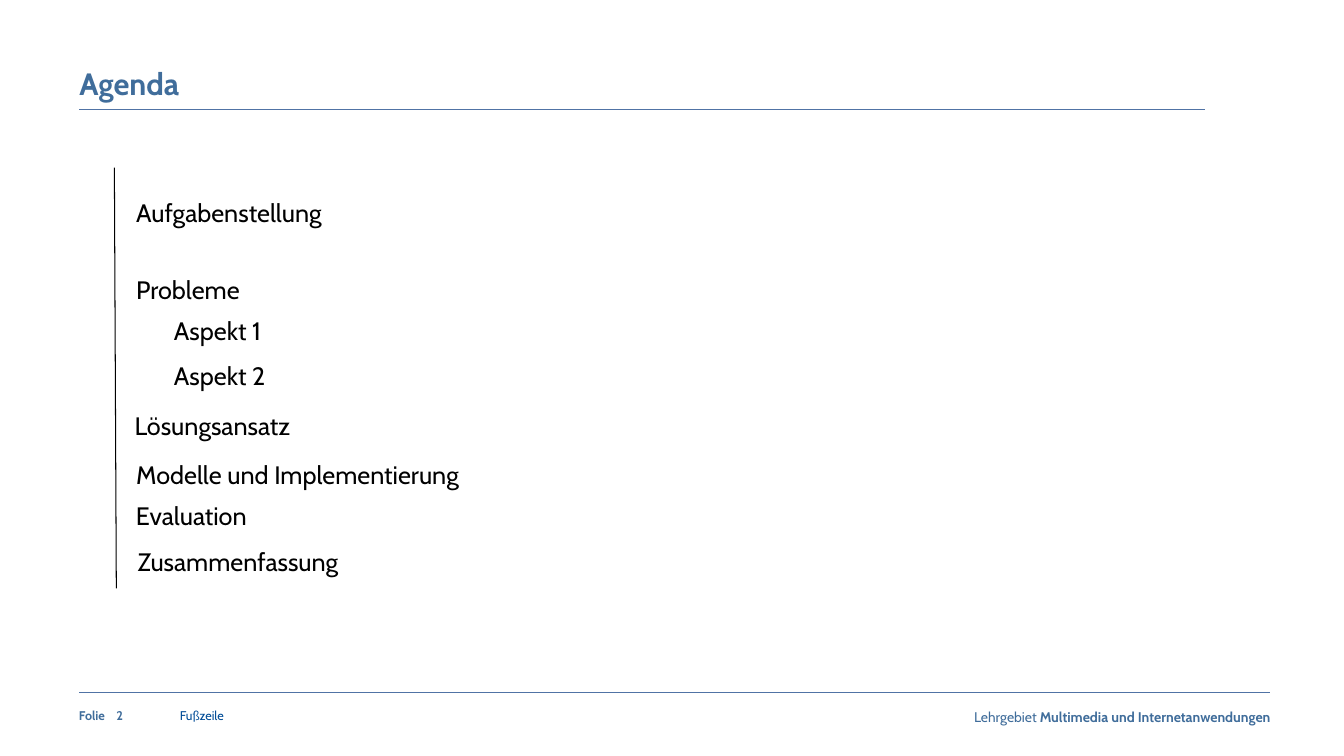
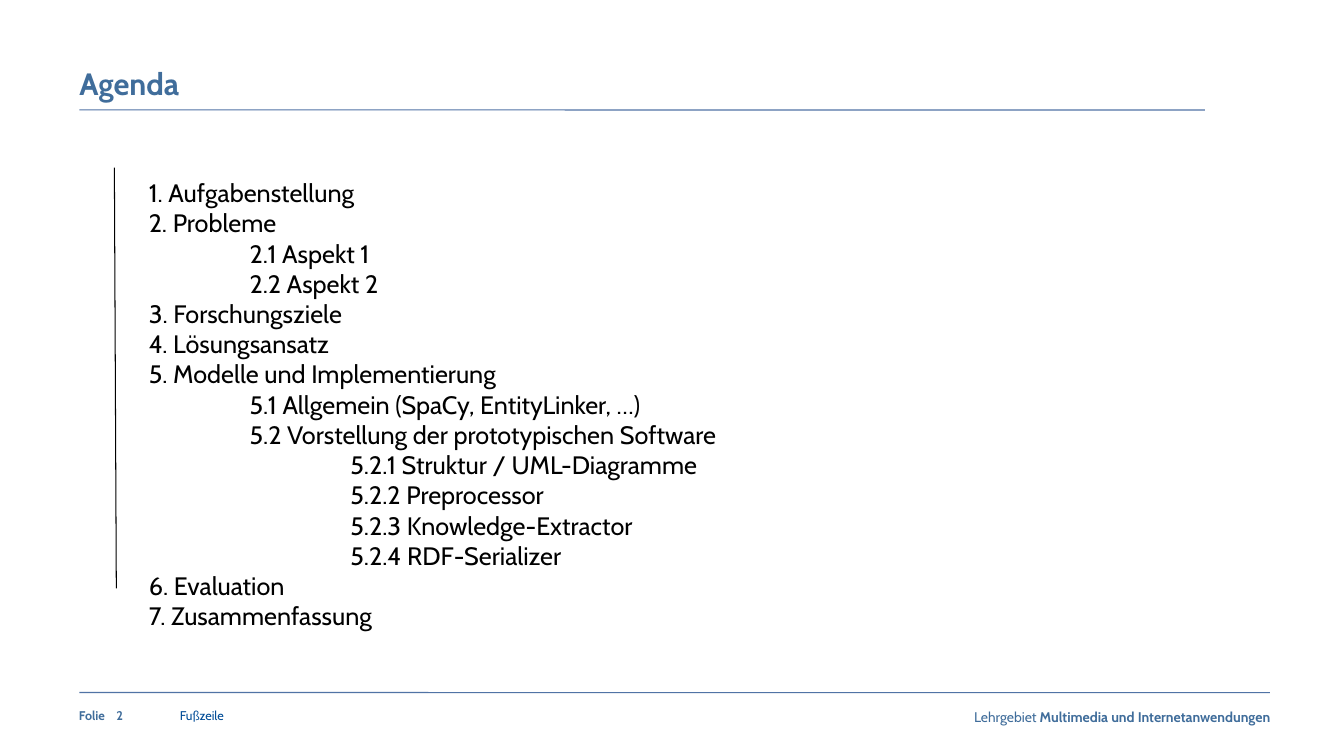
Before and after one commit to claraja/NLP_63458_WS22, a slide deck: slide 2 of Praesentation/Praesentation_Fachpraktikum_MedExtractor_Gruppe5.pptx. Drawn at 1344x756 pixels with LibreOffice and Linux fonts; fonts in the diff are those of the drawing; background and template pictures are left out. Boxes give left, top, right and bottom in pixels: in the first picture for what was removed or moved away, otherwise in the second. Text is boxed around its words. In the diff, an @@ line names an element or a change of style, - is before the commit and + after.

Commit message:
Erweiterung Agenda Präsentation

```diff
--- a/Praesentation/Praesentation_Fachpraktikum_MedExtractor_Gruppe5.pptx
+++ b/Praesentation/Praesentation_Fachpraktikum_MedExtractor_Gruppe5.pptx
@@ text removed at [136, 203, 322, 228] @@
-Aufgabenstellung
@@ text added at [149, 183, 716, 632], 18 pt, text #000000 @@
+1. Aufgabenstellung
+2. Probleme
+2.1 Aspekt 1
+2.2 Aspekt 2
+3. Forschungsziele
+4. Lösungsansatz
+5. Modelle und Implementierung
+5.1 Allgemein (SpaCy, EntityLinker, …)
+5.2 Vorstellung der prototypischen Software
+5.2.1 Struktur / UML-Diagramme
+5.2.2 Preprocessor
+5.2.3 Knowledge-Extractor
+5.2.4 RDF-Serializer
+6. Evaluation
+7. Zusammenfassung
@@ text removed at [136, 280, 240, 300] @@
-Probleme
@@ text removed at [174, 321, 261, 346] @@
-Aspekt 1
@@ text removed at [174, 366, 265, 391] @@
-Aspekt 2
@@ text removed at [135, 417, 291, 441] @@
-Lösungsansatz
@@ text removed at [136, 465, 459, 490] @@
-Modelle und Implementierung
@@ text removed at [136, 506, 247, 526] @@
-Evaluation
@@ text removed at [138, 552, 339, 577] @@
-Zusammenfassung
```
Also in this commit, not shown: 3 other slides changed.
